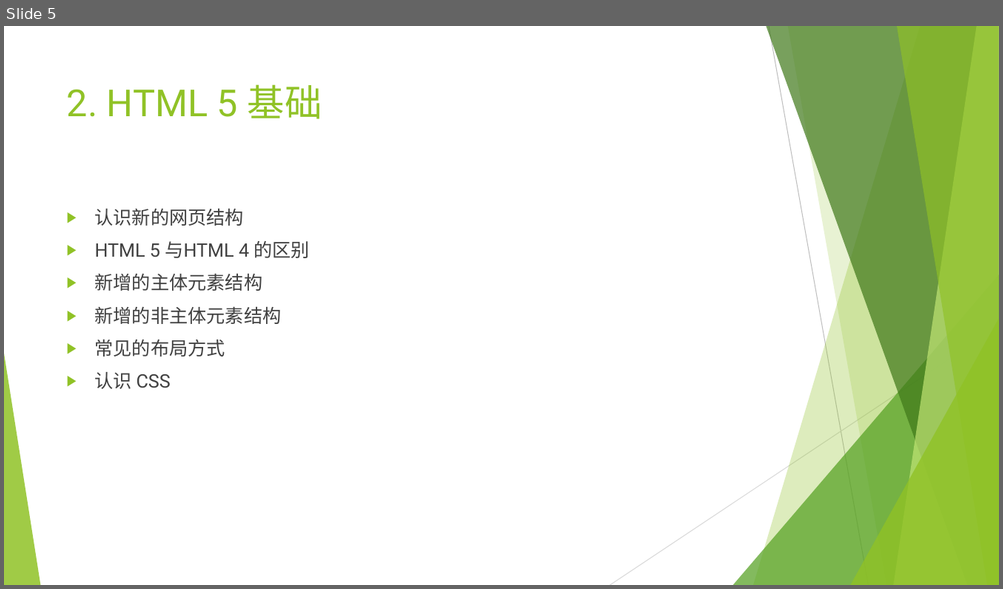
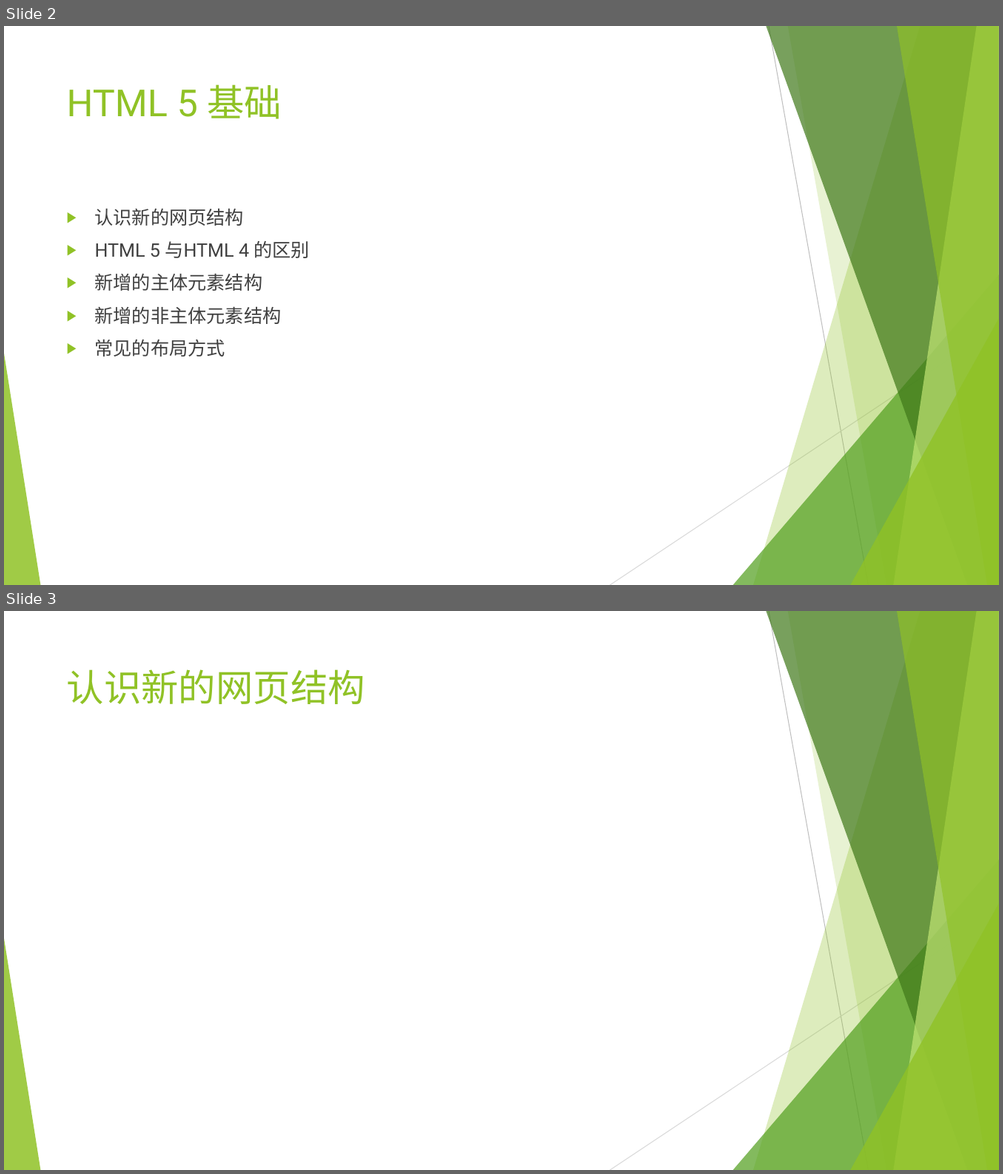
Before and after one commit to Guoye/Neusoft, a slide deck: lesson_HTML5/2.HTML5基础/2.HTML5基础.pptx. Shown one above the other, each under a label of ours: slide 5 before the commit, slides 2 and 3 after it. The pictures are 1003x589 and 1003x1174 pixels, drawn with LibreOffice and Linux fonts; fonts in the diff are those of the drawing. Boxes give left, top, right and bottom in pixels: in the first picture for what was removed or moved away, otherwise in the second. Text is boxed around its words. In the diff, an @@ line names an element or a change of style, - is before the commit and + after.

```diff
--- a/lesson_HTML5/2.HTML5基础/2.HTML5基础.pptx
+++ b/lesson_HTML5/2.HTML5基础/2.HTML5基础.pptx
@@ slide 3 added at [4, 611, 999, 1170], background #FFFFFF; not listed: 10 template elements that a slide beside it also shows @@
@@ title added at [67, 669, 365, 704], 36 pt, text #90C226 @@
+认识新的网页结构
@@ what was slide 5 is now slide 2 @@
@@ slide 2 changed as well @@
@@ title at [67, 84, 282, 119]: text changed @@
-2. HTML 5 基础
+HTML 5 基础
@@ text at [95, 372, 170, 389]: paragraph removed @@
-▶ 认识 CSS
```
Also in this commit, not shown: 1 other slide added, 7 slides removed, 3 other files.
